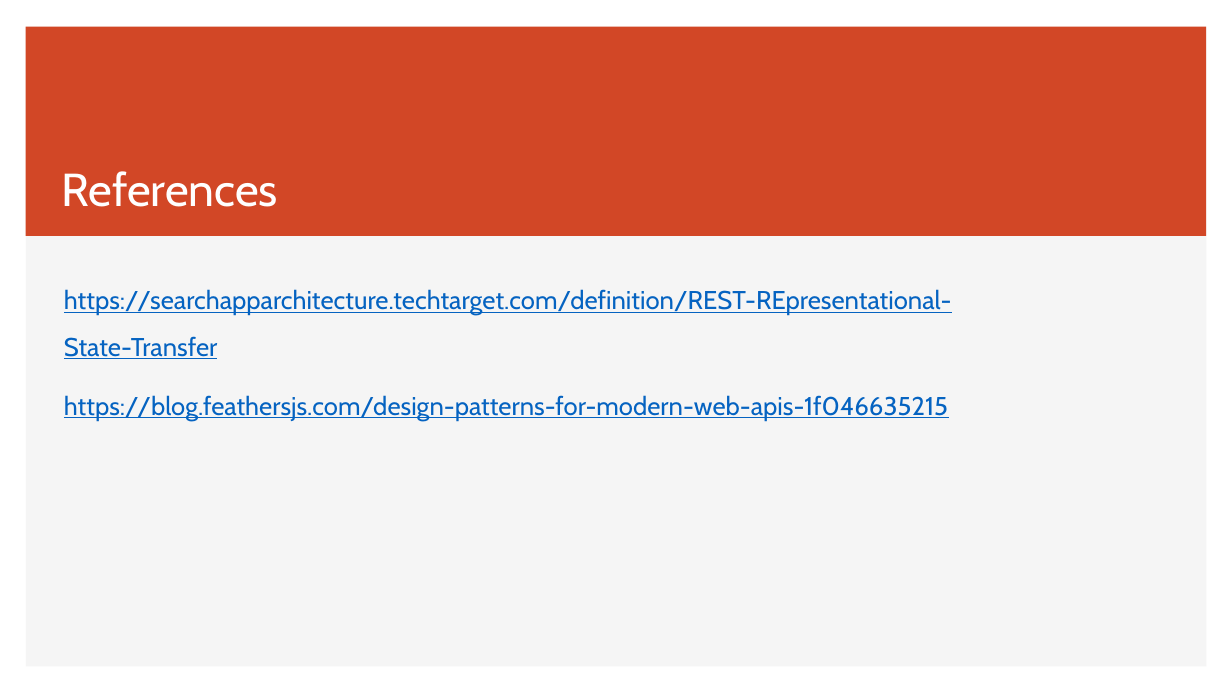
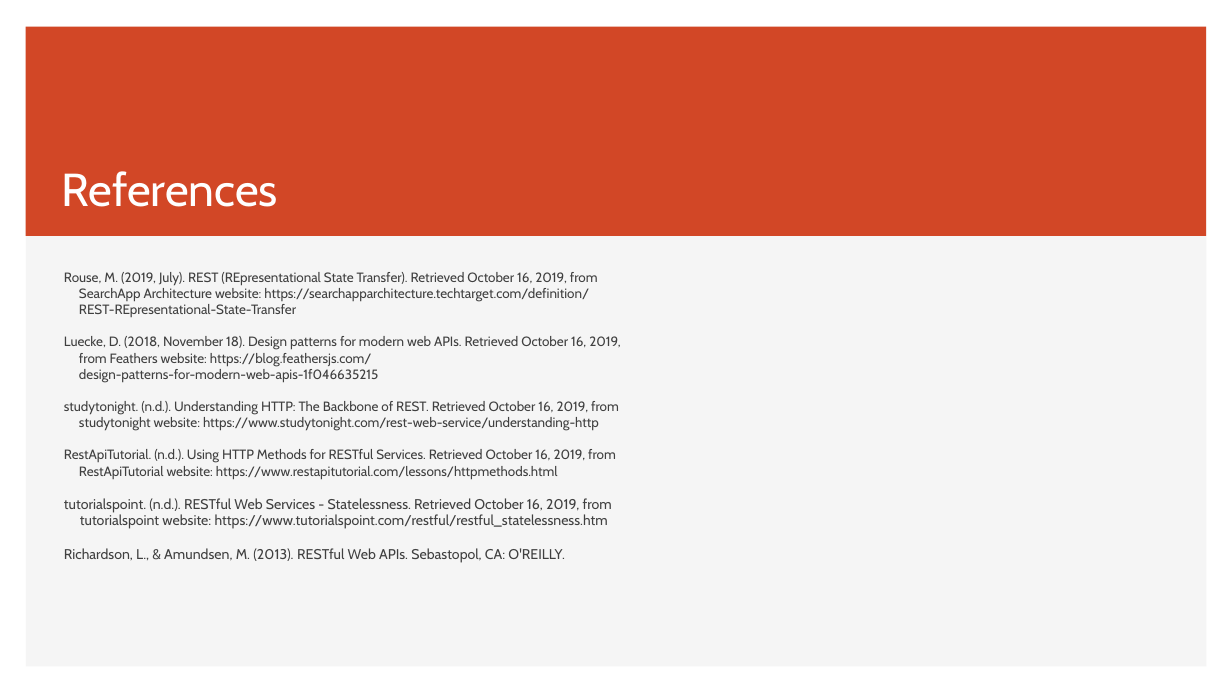
Before and after one commit to erniephillips/erniephillips.github.io, a slide deck: slide 10 of restful-api-presentations/phillips-presentation-week-1.pptx (slide 4 before the commit). Drawn at 1232x693 pixels with LibreOffice and Linux fonts; fonts in the diff are those of the drawing. Boxes give left, top, right and bottom in pixels: in the first picture for what was removed or moved away, otherwise in the second. Text is boxed around its words. In the diff, an @@ line names an element or a change of style, - is before the commit and + after.

```diff
--- a/restful-api-presentations/phillips-presentation-week-1.pptx
+++ b/restful-api-presentations/phillips-presentation-week-1.pptx
@@ text at [64,272,621,563]: text changed; size 20 to 10.5 pt; text colour #0563C1 to #404040 @@
-https://searchapparchitecture.techtarget.com/definition/REST-REpresentational-State-Transfer
-https://blog.feathersjs.com/design-patterns-for-modern-web-apis-1f046635215
+Rouse, M. (2019, July). REST (REpresentational State Transfer). Retrieved October 16, 2019, from
+SearchApp Architecture website: https://searchapparchitecture.techtarget.com/definition/
+REST-REpresentational-State-Transfer
+Luecke, D. (2018, November 18). Design patterns for modern web APIs. Retrieved October 16, 2019,
+from Feathers website: https://blog.feathersjs.com/
+design-patterns-for-modern-web-apis-1f046635215
+studytonight. (n.d.). Understanding HTTP: The Backbone of REST. Retrieved October 16, 2019, from
+studytonight website: https://www.studytonight.com/rest-web-service/understanding-http
+RestApiTutorial. (n.d.). Using HTTP Methods for RESTful Services. Retrieved October 16, 2019, from
+RestApiTutorial website: https://www.restapitutorial.com/lessons/httpmethods.html
+tutorialspoint. (n.d.). RESTful Web Services - Statelessness. Retrieved October 16, 2019, from
+tutorialspoint website: https://www.tutorialspoint.com/restful/restful_statelessness.htm
+Richardson, L., & Amundsen, M. (2013). RESTful Web APIs. Sebastopol, CA: O'REILLY.
```
Also in this commit, not shown: 2 other slides changed, 6 slides added.
